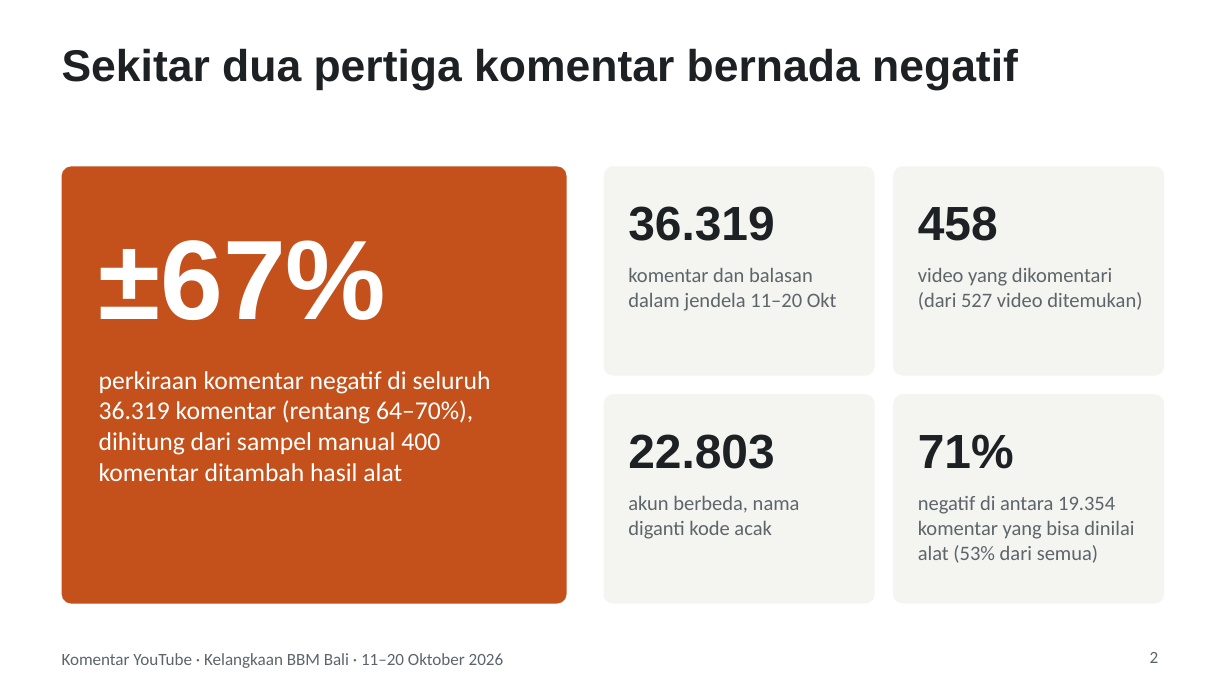
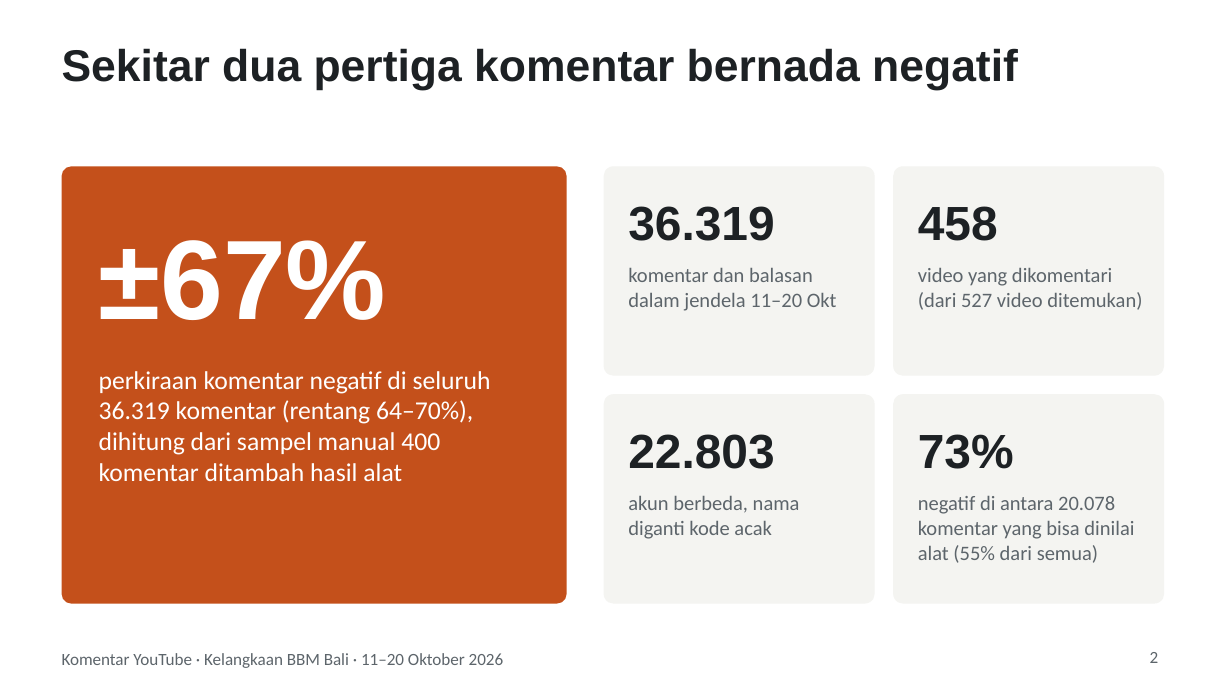
Before and after one commit to mahendrasenoaji-lgtm/public-opinion-platform, a slide deck: slide 2 of proyek/bbm-bali-youtube/presentasi_bbm_bali_youtube.pptx. Drawn at 1232x693 pixels with LibreOffice and Linux fonts; fonts in the diff are those of the drawing. Boxes give left, top, right and bottom in pixels: in the first picture for what was removed or moved away, otherwise in the second. Text is boxed around its words. In the diff, an @@ line names an element or a change of style, - is before the commit and + after.

```diff
--- a/proyek/bbm-bali-youtube/presentasi_bbm_bali_youtube.pptx
+++ b/proyek/bbm-bali-youtube/presentasi_bbm_bali_youtube.pptx
@@ text at [918, 434, 1014, 469]: text changed @@
-71%
+73%
@@ text at [918, 496, 1134, 563]: text changed @@
-negatif di antara 19.354 komentar yang bisa dinilai alat (53% dari semua)
+negatif di antara 20.078 komentar yang bisa dinilai alat (55% dari semua)
```
Also in this commit, not shown: 7 other slides changed, 4 slides added, 25 other files.
